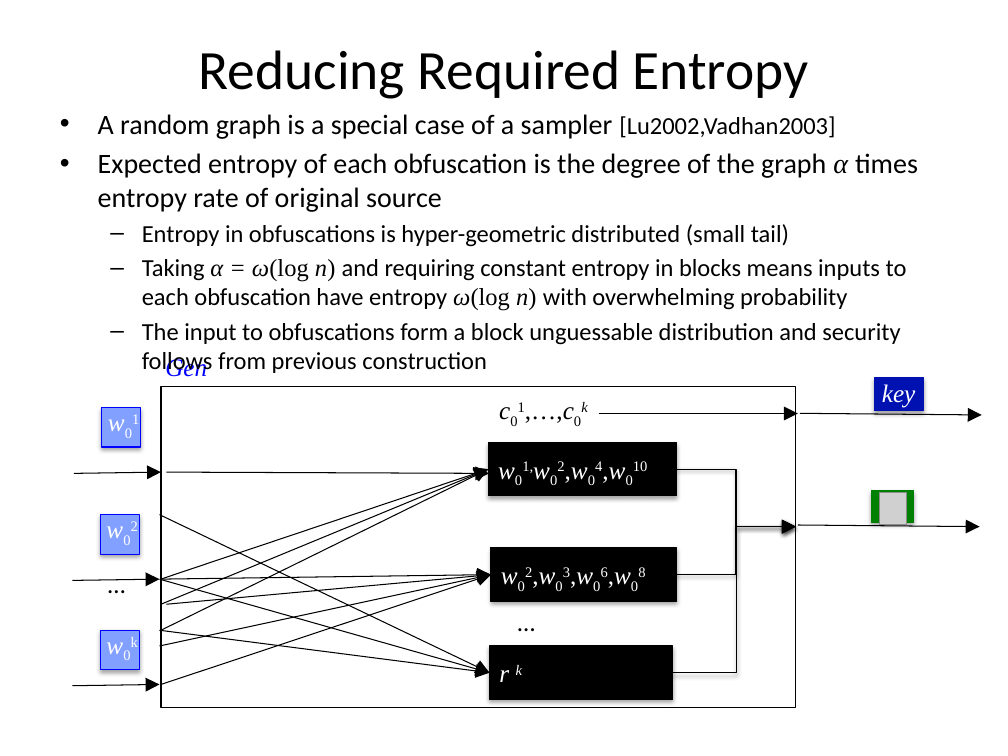
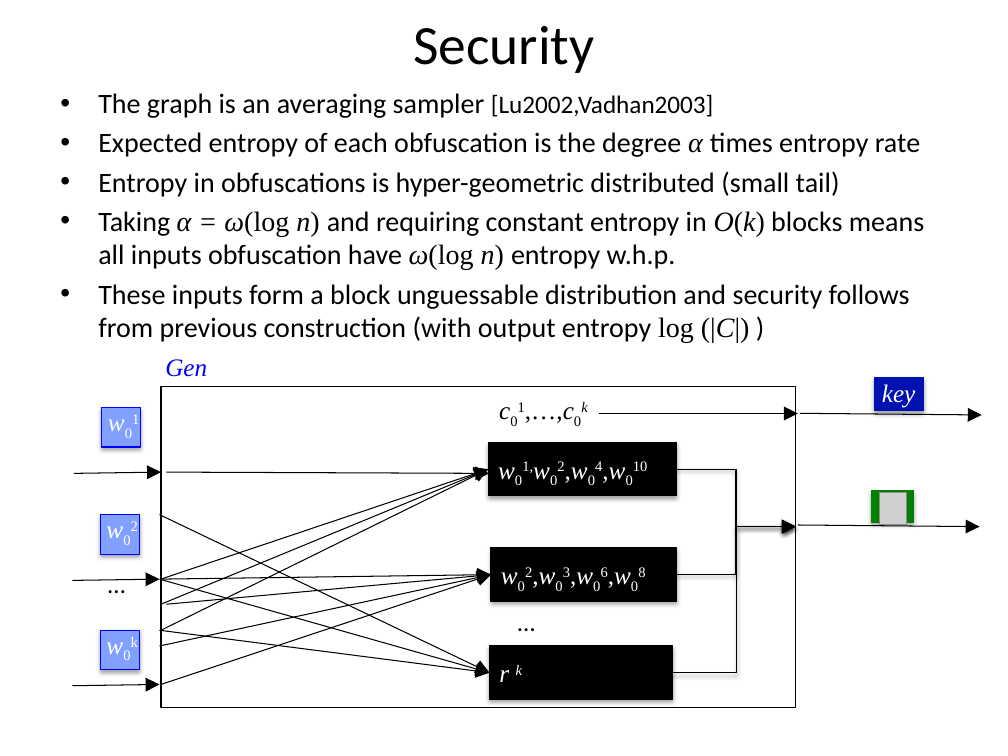
Before and after one commit to xianruimeng/comp-fuzzy-ext, a slide deck: slide 39 of constantRate/KeyDerivationWithNegativeUsable.pptx (slide 36 before the commit). Drawn at 1008x756 pixels with LibreOffice and Linux fonts; fonts in the diff are those of the drawing; grey boxes stand for pictures. Boxes give left, top, right and bottom in pixels: in the first picture for what was removed or moved away, otherwise in the second. Text is boxed around its words. In the diff, an @@ line names an element or a change of style, - is before the commit and + after.

Commit message:
added second construction to slides

```diff
--- a/constantRate/KeyDerivationWithNegativeUsable.pptx
+++ b/constantRate/KeyDerivationWithNegativeUsable.pptx
@@ title added at (x1=413, y1=26, x2=594, y2=73), 39.6 pt, text #000000 @@
+Security
@@ title removed at (x1=199, y1=50, x2=809, y2=99) @@
-Reducing Required Entropy
@@ text "The graph is an averaging ..." moved from (x1=98, y1=114, x2=918, y2=345) to (x1=98, y1=93, x2=924, y2=343) @@
@@ text at (x1=98, y1=93, x2=920, y2=157): text changed @@
-• A random graph is a special case of a sampler [Lu2002,Vadhan2003]
-• Expected entropy of each obfuscation is the degree of the graph α times entropy rate of original source
+• The graph is an averaging sampler [Lu2002,Vadhan2003]
+• Expected entropy of each obfuscation is the degree α times entropy rate
@@ text at (x1=98, y1=171, x2=840, y2=197): size 17.5 to 20 pt in "Entropy in obfuscations is hyper-geometric distributed (smal ..."; bullet – to •; list level 2 to 1 in "Entropy in obfuscations is hyper-geometric ..." @@
@@ text at (x1=98, y1=211, x2=924, y2=343): text changed; size 17.5 to 20 pt @@
-  – Taking α = ω(log n) and requiring constant entropy in blocks means inputs to each obfuscation have entropy ω(log n) with overwhelming probability
-  – The input to obfuscations form a block unguessable distribution and security follows from previous construction
+• Taking α = ω(log n) and requiring constant entropy in O(k) blocks means all inputs obfuscation have ω(log n) entropy w.h.p.
+• These inputs form a block unguessable distribution and security follows from previous construction (with output entropy log (|C|) )
```
Also in this commit, not shown: 21 other slides changed, 3 slides added.
